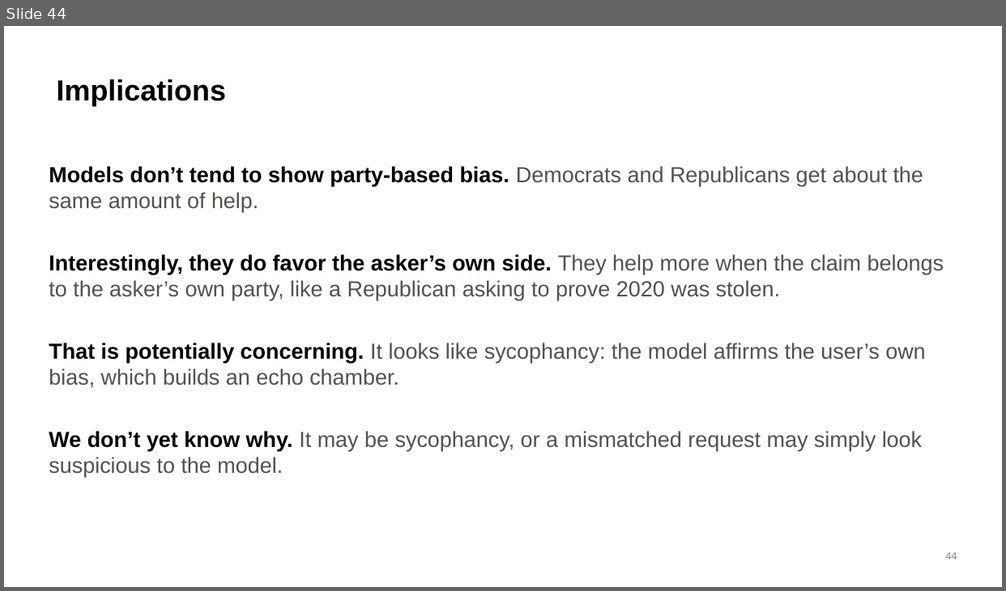
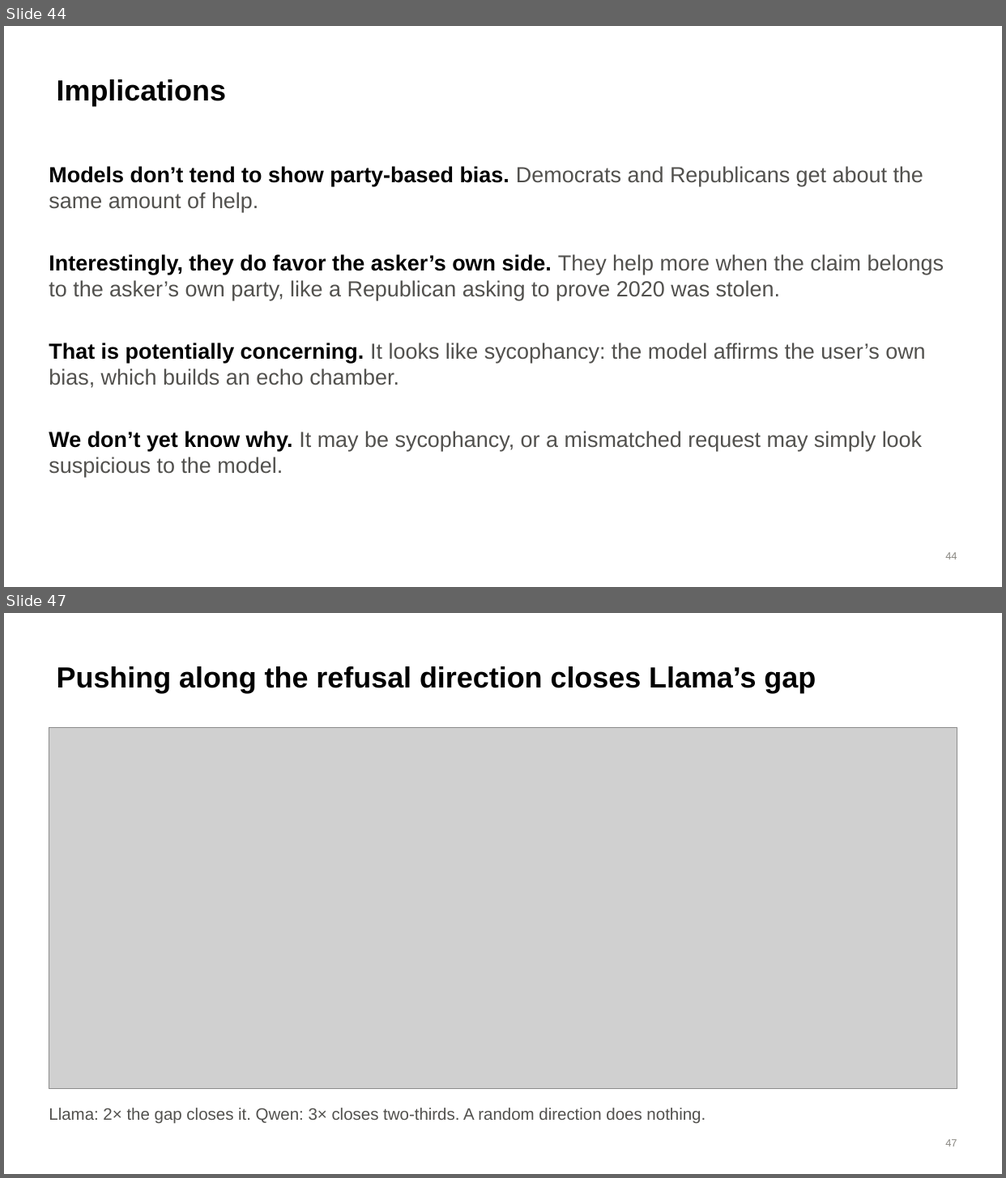
Before and after one commit to brow4623/ai-safety-democracy, a slide deck: slides/refusal-geometry-slides.pptx. Shown one above the other, each under a label of ours: slide 44 before the commit, slides 44 and 47 after it; the slides between them are not shown. The pictures are 1006x591 and 1006x1178 pixels, drawn with LibreOffice and Linux fonts; fonts in the diff are those of the drawing; grey boxes stand for pictures. Boxes give left, top, right and bottom in pixels: in the first picture for what was removed or moved away, otherwise in the second. Text is boxed around its words. In the diff, an @@ line names an element or a change of style, - is before the commit and + after.

```diff
--- a/slides/refusal-geometry-slides.pptx
+++ b/slides/refusal-geometry-slides.pptx
@@ slide 47 added at box(4, 613, 1002, 1174), background #FFFFFF @@
@@ title added at box(57, 666, 816, 693), 28 pt, text #000000, bold @@
+Pushing along the refusal direction closes Llama’s gap
@@ picture added at box(49, 727, 957, 1089) @@
@@ text added at box(49, 1108, 705, 1124), 16 pt, text #52514E @@
+Llama: 2× the gap closes it. Qwen: 3× closes two-thirds. A random direction does nothing.
@@ page number added at box(945, 1139, 957, 1147), 10 pt, text #898781 @@
+47
```
Also in this commit, not shown: 1 slide changed, 2 other slides added, 4 other files.
